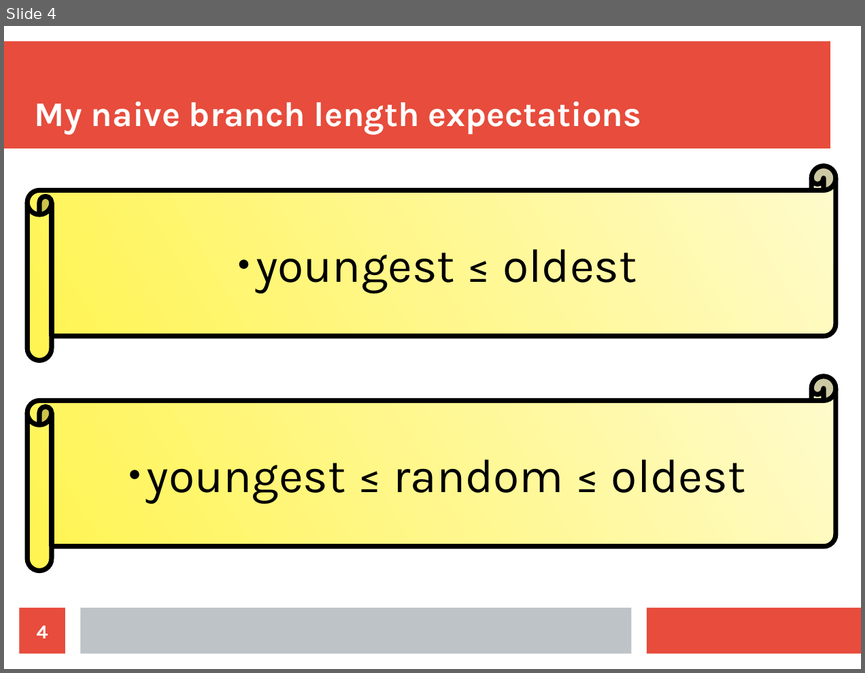
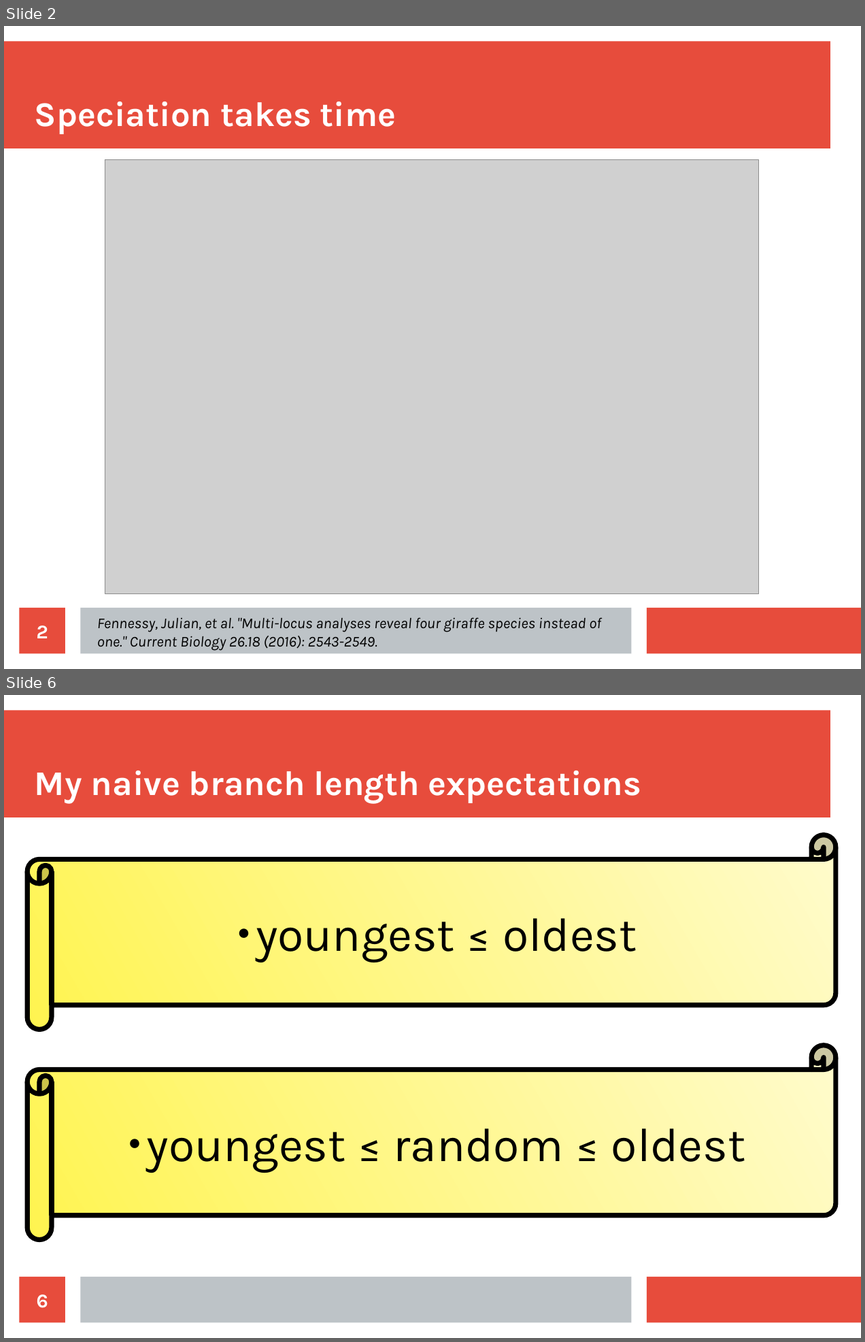
Before and after one commit to richelbilderbeek/Science, a slide deck: Bilderbeek20180502TeceMeeting/20180502Sampling.odp. Shown one above the other, each under a label of ours: slide 4 before the commit, slides 2 and 6 after it; the slides between them are not shown. The pictures are 865x673 and 865x1342 pixels, drawn with LibreOffice and Linux fonts; fonts in the diff are those of the drawing; grey boxes stand for pictures. Boxes give left, top, right and bottom in pixels: in the first picture for what was removed or moved away, otherwise in the second. Text is boxed around its words. In the diff, an @@ line names an element or a change of style, - is before the commit and + after.

Commit message:
Add biology and bigger numbers

```diff
--- a/Bilderbeek20180502TeceMeeting/20180502Sampling.odp
+++ b/Bilderbeek20180502TeceMeeting/20180502Sampling.odp
@@ slide 2 added at (x1=4, y1=26, x2=861, y2=669), background #FFFFFF; not listed: 3 template elements that a slide beside it also shows @@
@@ title added at (x1=35, y1=101, x2=396, y2=134), 32 pt, text #FFFFFF, bold @@
+Speciation takes time
@@ picture added at (x1=105, y1=160, x2=759, y2=594) @@
@@ page number added at (x1=20, y1=607, x2=65, y2=654), fill #E74C3C, 18 pt, text #FFFFFF, bold @@
+2
@@ text added at (x1=97, y1=617, x2=601, y2=650), 14 pt, text #000000, italic @@
+Fennessy, Julian, et al. "Multi-locus analyses reveal four giraffe species instead of one." Current Biology 26.18 (2016): 2543-2549.
@@ what was slide 4 is now slide 6 @@
@@ page number at (x1=37, y1=1294, x2=48, y2=1308): text changed @@
-4
+6
```
Also in this commit, not shown: 10 slides changed, 2 other slides added, 1 slide removed, 4 other files.
